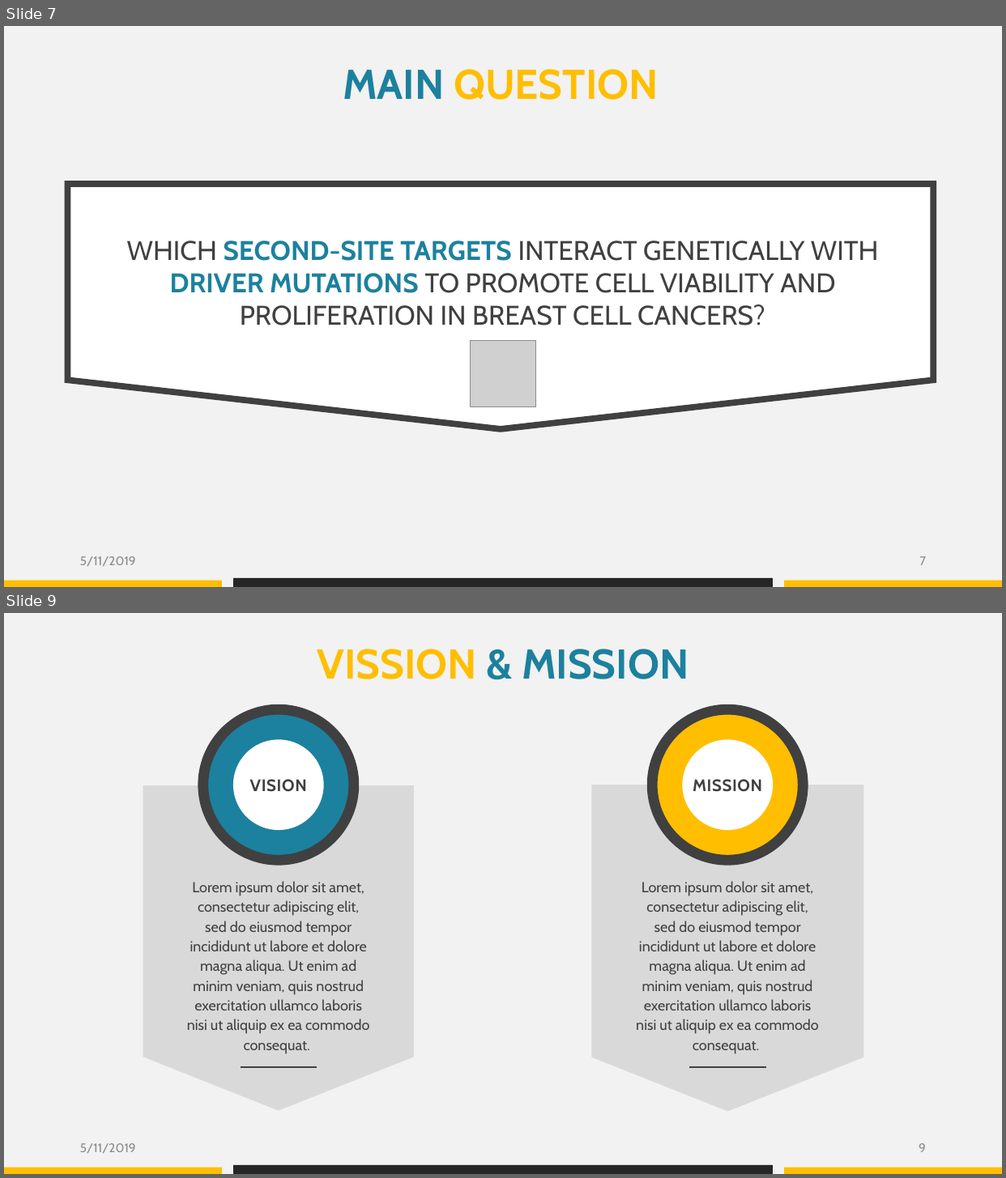
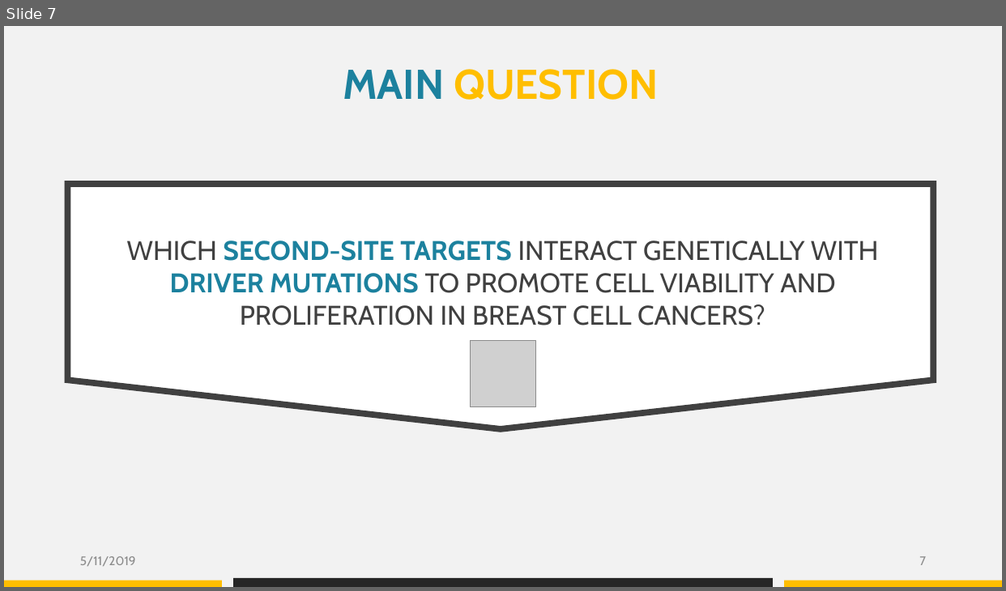
Before and after one commit to datascience-mobi/group-04-project-1-4, a slide deck: Project proposal_presentation_V1.pptx. Shown one above the other, each under a label of ours: slides 7 and 9 before the commit, slide 7 after it; the slides between them are not shown. The pictures are 1006x1178 and 1006x591 pixels, drawn with LibreOffice and Linux fonts; fonts in the diff are those of the drawing; grey boxes stand for pictures. Boxes give left, top, right and bottom in pixels: in the first picture for what was removed or moved away, otherwise in the second. Text is boxed around its words. In the diff, an @@ line names an element or a change of style, - is before the commit and + after.

```diff
--- a/Project proposal_presentation_V1.pptx
+++ b/Project proposal_presentation_V1.pptx
@@ slide 9 removed at (4, 613, 1002, 1174), background #F2F2F2 @@
@@ text removed at (317, 649, 688, 679) @@
-VISSION & MISSION
@@ ellipse removed at (203, 709, 354, 860) @@
@@ ellipse removed at (652, 709, 803, 860) @@
@@ ellipse removed at (233, 739, 324, 830) @@
@@ ellipse removed at (682, 739, 773, 830) @@
@@ text removed at (250, 779, 307, 792) @@
-VISION
@@ text removed at (692, 779, 762, 792) @@
-MISSION
@@ pentagon arrow removed at (143, 785, 414, 1111) @@
@@ pentagon arrow removed at (592, 785, 863, 1111) @@
@@ text removed at (187, 881, 369, 1054) @@
-Lorem ipsum dolor sit amet, consectetur adipiscing elit, sed do eiusmod tempor incididunt ut labore et dolore magna aliqua. Ut enim ad minim veniam, quis nostrud exercitation ullamco laboris nisi ut aliquip ex ea commodo consequat.
@@ text removed at (636, 881, 819, 1054) @@
-Lorem ipsum dolor sit amet, consectetur adipiscing elit, sed do eiusmod tempor incididunt ut labore et dolore magna aliqua. Ut enim ad minim veniam, quis nostrud exercitation ullamco laboris nisi ut aliquip ex ea commodo consequat.
@@ line removed from (241, 1068) to (317, 1068) @@
@@ line removed from (690, 1068) to (766, 1068) @@
@@ text removed at (80, 1144, 136, 1153) @@
-5/11/2019
@@ page number removed at (918, 1144, 926, 1152) @@
-9
@@ rectangle removed at (4, 1168, 222, 1174) @@
@@ rectangle removed at (233, 1165, 772, 1174) @@
@@ rectangle removed at (784, 1168, 1002, 1174) @@
```
Also in this commit, not shown: 5 slides changed.
